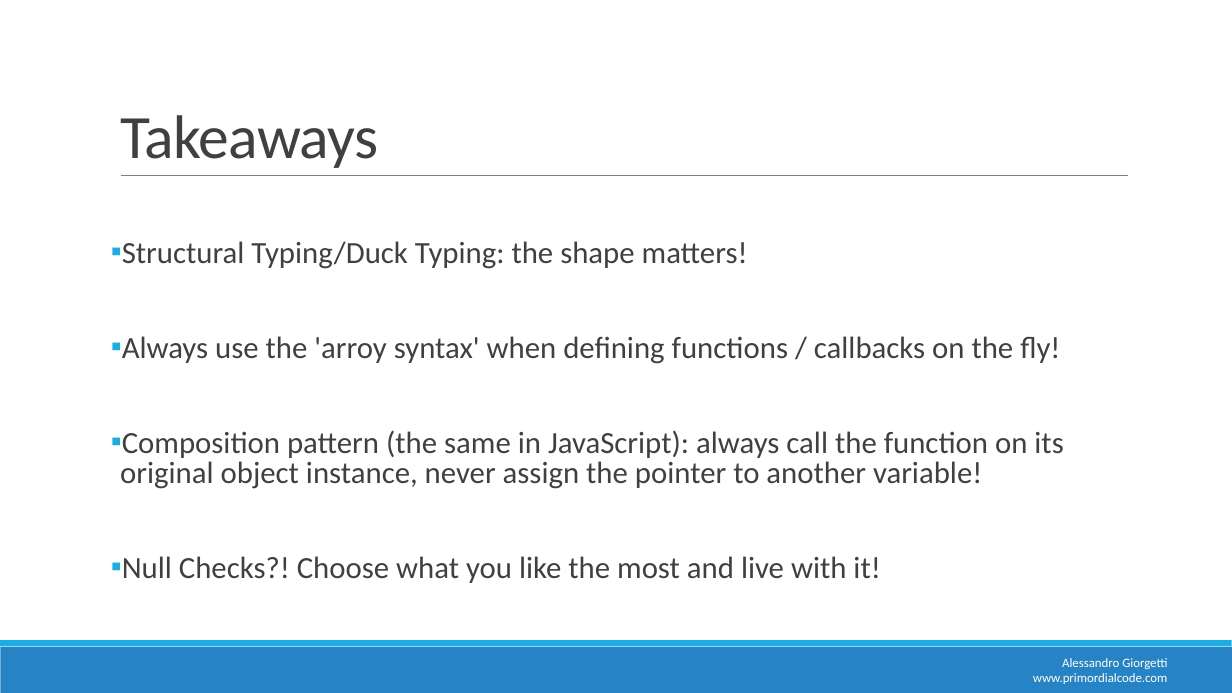
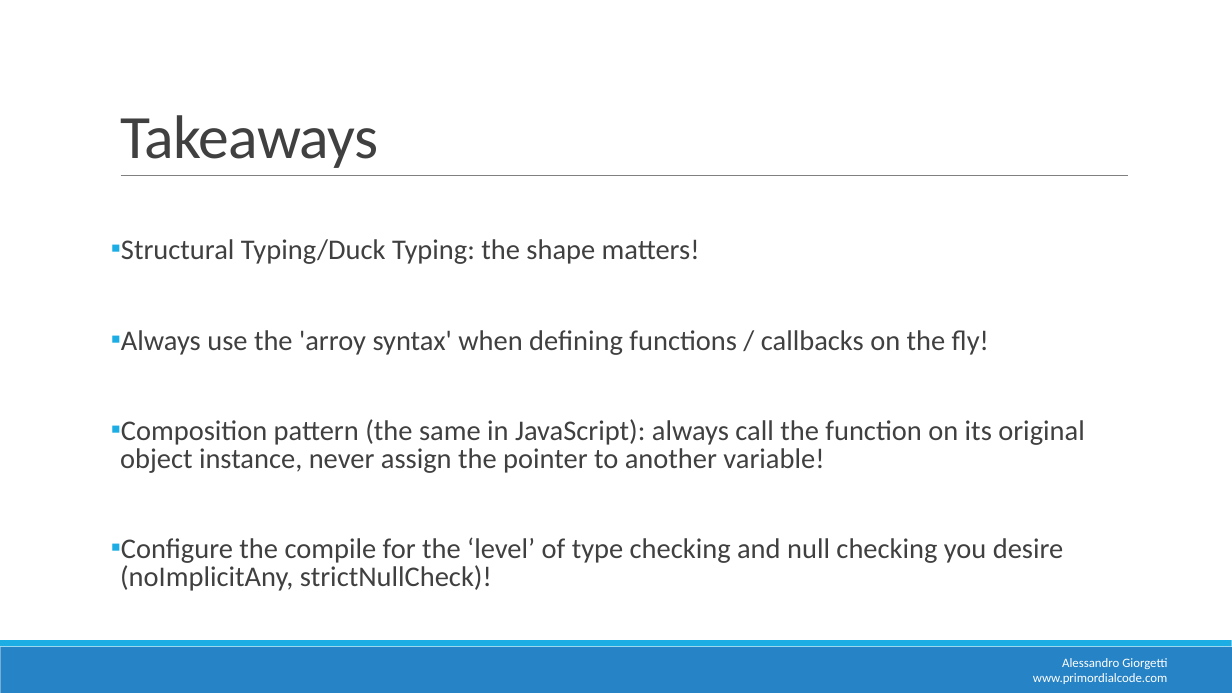
Before and after one commit to AGiorgetti/MEAN_TypeScriptIntro, a slide deck: slide 40 of AngularMEAN-TypeScript.pptx. Drawn at 1232x693 pixels with LibreOffice and Linux fonts; fonts in the diff are those of the drawing; background and template pictures are left out. Boxes give left, top, right and bottom in pixels: in the first picture for what was removed or moved away, otherwise in the second. Text is boxed around its words. In the diff, an @@ line names an element or a change of style, - is before the commit and + after.

Commit message:
updated slides

```diff
--- a/AngularMEAN-TypeScript.pptx
+++ b/AngularMEAN-TypeScript.pptx
@@ text at [120, 239, 1084, 473]: size 24 to 22.2 pt in "Structural Typing/Duck Typing: the shape matters!", "Always use the 'arroy syntax' when defining ...", "Composition pattern (the same in JavaScript): always ..." @@
@@ text at [120, 537, 1063, 591]: text changed; size 24 to 22.2 pt @@
-▪ Null Checks?! Choose what you like the most and live with it!
+▪ Configure the compile for the ‘level’ of type checking and null checking you desire (noImplicitAny, strictNullCheck)!
```
Also in this commit, not shown: 8 other slides changed.
